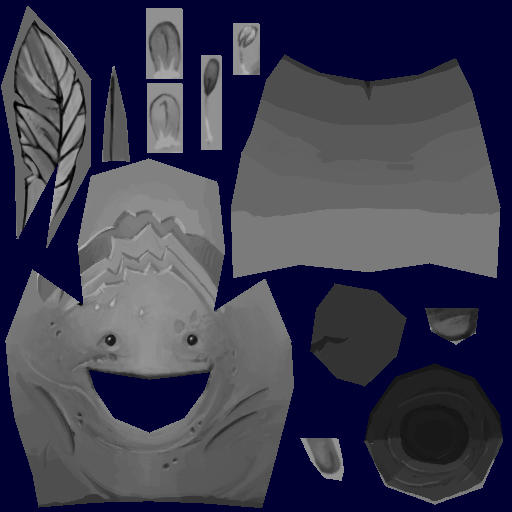
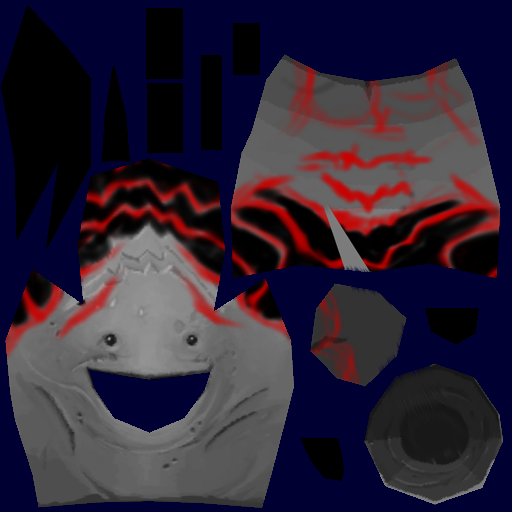
Two versions of the same layered image (512 x 512). Layer-by-layer changes:
added layer "Layer 15" above "Black & White 1" over [1, 6, 503, 508]
added layer "skull_flow" in group "Face_Skull" over [21, 184, 275, 325]
